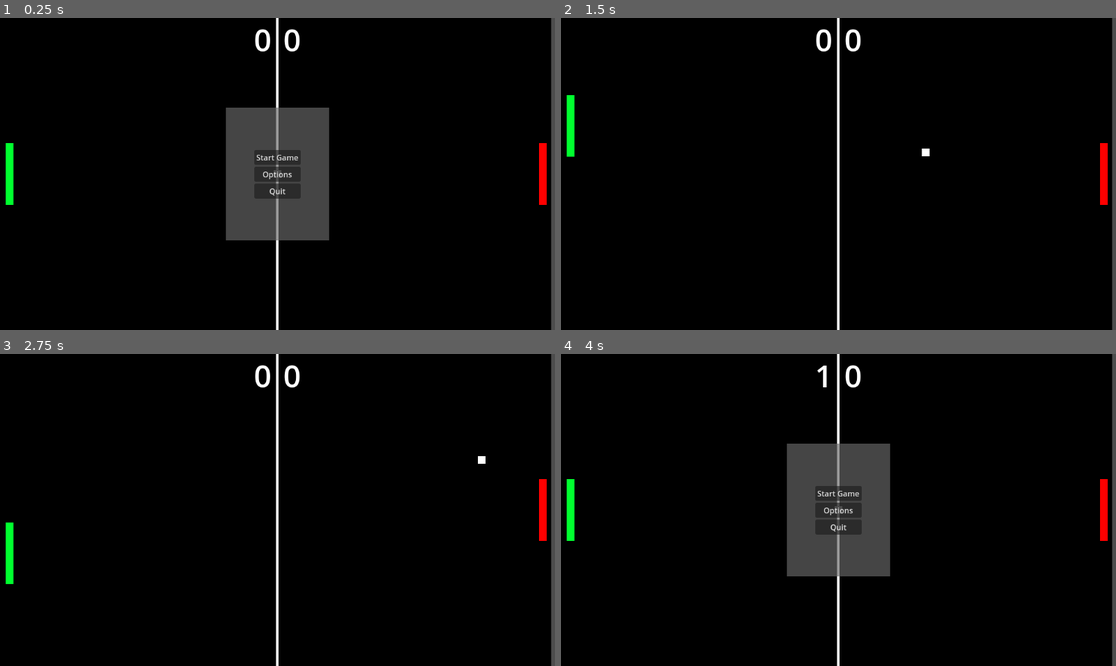
Above: before the commit, frames 1-4 (two rows, left to right).
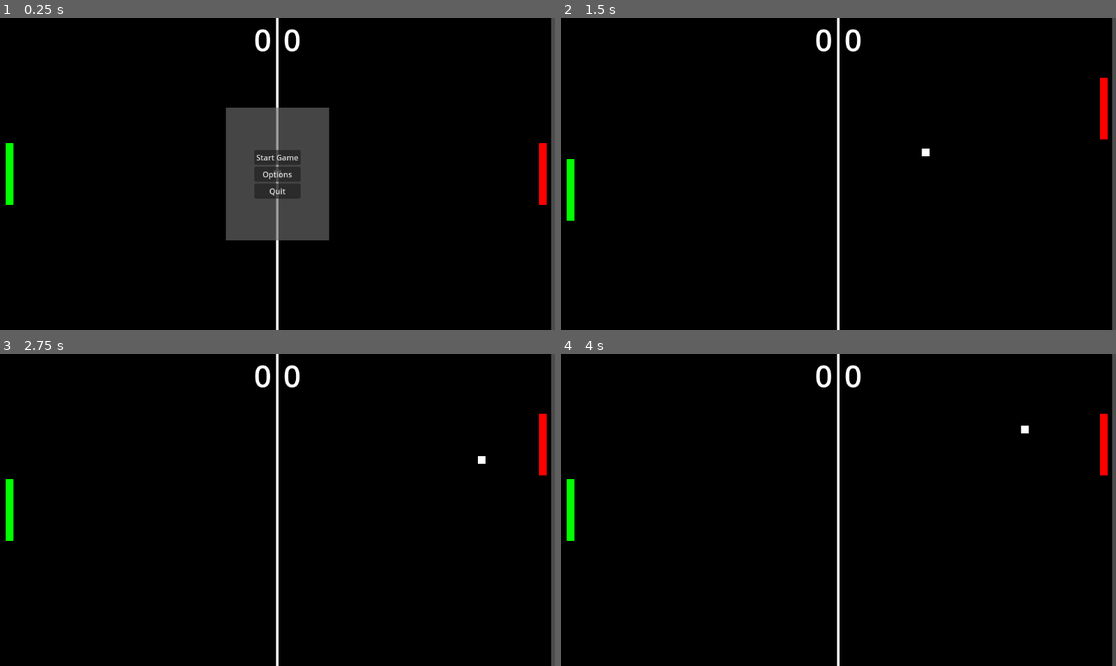
Above: after the commit, the same moments.

Repository: mlioz/pong
Game: Godot game, scene res://main.tscn
The game is run twice, just before and just after one commit, with the same random seed, the same clock (stepped at 60 frames per second) and the same inputs.
Inputs:
- Up to frame 1 (0.25 s): no input
- Up to frame 2 (1.5 s): click "Start Game" at 0.5 s; hold Up (ui_up) from 1.28 s (still down); tap S (s, bound only after the commit) at 1.35 s
- Up to frame 3 (2.75 s): tap W (w, bound only after the commit) at 1.55, 2.1 s; release Up (ui_up) at 2.03 s; hold Down (ui_down) from 2.03 s (still down); tap S (s, bound only after the commit) at 2.3 s
- Up to frame 4 (4 s): release Down (ui_down) at 2.78 s; hold Up (ui_up) from 2.78 s (still down); tap S (s, bound only after the commit) at 2.85, 3.8 s; tap W (w, bound only after the commit) at 3.05, 3.6 s

The runs differ from the first frame. In frame 1, 0.3% of the frame differs, in the area x 1-3%, y 40-60%; in frame 2, 1.1%; in frame 3, 1.0%; in frame 4, 8.9%, in the area x 1-99%, y 3-72%.

Commit message:
made paddle node generic to player/computer control. now paddle is programmatically instantiated based on used choice

Diff:
--- a/ai.gd
+++ /dev/null
@@ -1,33 +0,0 @@
-extends StaticBody2D
-
-@onready var screen_size: Vector2 = get_viewport().size
-@onready var new_position: Vector2
-
-@export var speed: float = 500
-@export var paddle_size: Vector2 = Vector2(16, 128)
-@export var color: Color = Color.RED
-
-func _ready() -> void:
-	$OpponentSprite.texture = create_paddle_texture(color)
-
-	reset_position()
-	new_position = position
-
-func _process(delta: float) -> void:
-	position.y = move_toward(position.y, new_position.y, speed * delta)
-
-	# Prevents the paddle from going off the screen
-	position.y = clampf(position.y, paddle_size.y / 2, screen_size.y - paddle_size.y / 2)
-
-func _on_ball_predicted_ball_bounce(y: int) -> void:
-	new_position.y = y
-
-func reset_position() -> void:
-	position.x = screen_size.x - 25
-	position.y = screen_size.y / 2
-
-func create_paddle_texture(paddle_color: Color) -> ImageTexture:
-	var img = Image.create(int(paddle_size.x), int(paddle_size.y), false, Image.FORMAT_RGBA8)
-	img.fill(paddle_color)
-
-	return ImageTexture.create_from_image(img)
--- a/ball.gd
+++ b/ball.gd
@@ -5,9 +5,10 @@
 
 @onready var screen_size: Vector2 = get_viewport().size
 
-@export var speed: int = 200
+@export var ball_size: int = 16
+@export var speed: float = 200
 @export var speed_increase: float = 0.1
-@export var max_speed: int = 400
+@export var max_speed: int = 500
 
 @export var color: Color = Color.WHITE
 
@@ -15,7 +16,7 @@
 signal ball_exited_screen
 
 func _ready() -> void:
-	var img = Image.create(16, 16, false, Image.FORMAT_RGBA8)
+	var img = Image.create(ball_size, ball_size, false, Image.FORMAT_RGBA8)
 	img.fill(color)
 
 	var tex = ImageTexture.create_from_image(img)
@@ -23,6 +24,7 @@
 	$BallSprite.texture = tex
 
 	reset()
+	print("Ball speed: ", velocity.length())
 
 func _physics_process(delta: float) -> void:
 	var collision = move_and_collide(velocity * delta)
@@ -35,10 +37,12 @@
 		check_and_emit_ball_bounce_position(position, velocity)
 
 		var collider = collision.get_collider()
-		if collider.name == "Player" or collider.name == "AI":
+		if collider.name == "Paddle":
 			high_bounce_sound.play()
 		else:
 			low_bounce_sound.play()
+
+		print("Ball speed: %d" % velocity.length())
 
 func _on_visible_on_screen_notifier_2d_screen_exited() -> void:
 	ball_exited_screen.emit()
@@ -48,13 +52,16 @@
 	velocity = dir * speed
 	position = screen_size / 2
 
+	if dir.x > 0:
+		check_and_emit_ball_bounce_position(position, velocity)
+
 func check_and_emit_ball_bounce_position(ball_pos: Vector2, ball_vel: Vector2) -> void:
 	if velocity.x > 0:
-			var ball_y_bounce_predictions = get_preicted_ball_bounce(ball_pos, ball_vel)
+		var ball_y_bounce_predictions = get_preicted_ball_bounce(ball_pos, ball_vel)
 
-			# AI shouldn't move if the ball's bounce y coordinate is not on screen
-			if ball_y_bounce_predictions > 0:
-				predicted_ball_bounce.emit(ball_y_bounce_predictions)
+		# AI shouldn't move if the ball's bounce y coordinate is not on screen
+		if ball_y_bounce_predictions > 0:
+			predicted_ball_bounce.emit(ball_y_bounce_predictions)
 
 func get_preicted_ball_bounce(pos: Vector2, vel: Vector2) -> int:
 	 #Use the parametric equation for the ball's path to find what y value it will bounce on the AI's wall
--- /dev/null
+++ b/globals.gd
@@ -0,0 +1,3 @@
+extends Node
+
+enum ControlMethod { WASD, ARROWS, COMPUTER }
--- a/main.gd
+++ b/main.gd
@@ -1,21 +1,40 @@
 extends Node2D
 
-@onready var screen_size: Vector2 = get_viewport().size
+@onready var screen_size: Vector2i = get_viewport().size
+
+@onready var paddle_scene: PackedScene = preload("res://paddle.tscn")
+
 @onready var ui_player_score = $UI/Score/MarginContainer/VBoxContainer/HBoxContainer/PlayerScore
 @onready var ui_opponent_score = $UI/Score/MarginContainer/VBoxContainer/HBoxContainer/OpponentScore
+
 @onready var ui_play_button: Button = $UI/MainMenu/MarginContainer/VBoxContainer/Start
 @onready var ui_quit_button: Button = $UI/MainMenu/MarginContainer/VBoxContainer/Quit
+
+var player: Paddle
+var opponent: Paddle
 
 var score_player: int = 0
 var score_ai: int = 0
 
 func _ready() -> void:
+	player = paddle_scene.instantiate()
+	opponent = paddle_scene.instantiate()
+
+	player.color = Color.GREEN
+	opponent.color = Color.RED
+
+	player.control_method = Globals.ControlMethod.WASD
+	opponent.control_method = Globals.ControlMethod.COMPUTER
+
+	if opponent.control_method == Globals.ControlMethod.COMPUTER:
+		$Ball.predicted_ball_bounce.connect(opponent._on_ball_predicted_ball_bounce)
+
+	self.add_child(player)
+	self.add_child(opponent)
+
 	ui_play_button.pressed.connect(start_game)
 
-	$Player.reset_position()
-	$Ball.reset()
-	$Opponent.reset_position()
-
+	reset_game()
 	pause()
 
 func _process(_delta: float) -> void:
@@ -35,10 +54,7 @@
 		score_player += 1
 		ui_player_score.text = str(score_player)
 
-	$Player.reset_position()
-	$Opponent.reset_position()
-	$Ball.reset()
-
+	reset_game()
 	pause()
 
 func pause() -> void:
@@ -48,3 +64,9 @@
 func unpause() -> void:
 	get_tree().paused = false
 	$UI/MainMenu.hide()
+
+func reset_game():
+	player.reset_position(20, int(screen_size.y / 2.0))
+	opponent.reset_position(screen_size.x - 25, int(screen_size.y / 2.0))
+
+	$Ball.reset()
--- a/main.tscn
+++ b/main.tscn
@@ -1,13 +1,9 @@
-[gd_scene load_steps=11 format=3 uid="uid://brxmjkgctxv2m"]
+[gd_scene load_steps=8 format=3 uid="uid://brxmjkgctxv2m"]
 
 [ext_resource type="Script" uid="uid://ditp5ps5bt8ji" path="res://main.gd" id="1_ha6rp"]
-[ext_resource type="PackedScene" uid="uid://ciis0dt5ju1jk" path="res://player.tscn" id="1_hjxcc"]
 [ext_resource type="PackedScene" uid="uid://bpwnrfmt3m86n" path="res://ball.tscn" id="2_bg5s2"]
 [ext_resource type="Script" uid="uid://c4imiwaksqa1u" path="res://background.gd" id="2_x5x7j"]
-[ext_resource type="Script" uid="uid://bhqe3rmml6l8r" path="res://ai.gd" id="3_8i7ov"]
 [ext_resource type="PackedScene" uid="uid://clkc2d78w8hbj" path="res://ui.tscn" id="6_ag1i5"]
-
-[sub_resource type="PhysicsMaterial" id="PhysicsMaterial_5vw27"]
 
 [sub_resource type="PhysicsMaterial" id="PhysicsMaterial_7mycd"]
 friction = 0.0
@@ -28,19 +24,8 @@
 color = Color(0, 0, 0, 1)
 script = ExtResource("2_x5x7j")
 
-[node name="Player" parent="." instance=ExtResource("1_hjxcc")]
-physics_material_override = SubResource("PhysicsMaterial_5vw27")
-color = Color(0, 1, 0.184314, 1)
-
-[node name="Opponent" parent="." instance=ExtResource("1_hjxcc")]
-script = ExtResource("3_8i7ov")
-color = Color(1, 0, 0, 1)
-
-[node name="OpponentSprite" type="Sprite2D" parent="Opponent"]
-
 [node name="Ball" parent="." instance=ExtResource("2_bg5s2")]
 position = Vector2(232, 104)
-max_speed = 1000
 
 [node name="UI" parent="." instance=ExtResource("6_ag1i5")]
 
@@ -59,4 +44,3 @@
 shape = SubResource("WorldBoundaryShape2D_7mycd")
 
 [connection signal="ball_exited_screen" from="Ball" to="." method="game_over"]
-[connection signal="predicted_ball_bounce" from="Ball" to="Opponent" method="_on_ball_predicted_ball_bounce"]
--- /dev/null
+++ b/paddle.gd
@@ -0,0 +1,48 @@
+extends StaticBody2D
+class_name Paddle
+
+@onready var screen_size: Vector2 = get_viewport().size
+@onready var new_position: Vector2
+@onready var paddle_size: Vector2 = Vector2(16, 128)
+
+@export var speed: float = 500
+@export var color: Color = Color.RED
+@export var control_method: Globals.ControlMethod = Globals.ControlMethod.WASD
+
+func _ready() -> void:
+	$PlayerSprite.texture = create_paddle_texture(color)
+
+	if control_method == Globals.ControlMethod.COMPUTER:
+		new_position = position
+
+func reset_position(xpos: int, ypos: int) -> void:
+	position.x = xpos
+	position.y = ypos
+
+func _process(delta: float) -> void:
+
+	if control_method == Globals.ControlMethod.COMPUTER:
+		position.y = move_toward(position.y, new_position.y, speed * delta)
+
+		# Prevents the paddle from going off the screen
+		position.y = clampf(position.y, paddle_size.y / 2, screen_size.y - paddle_size.y / 2)
+	else:
+		var axis
+		if control_method == Globals.ControlMethod.ARROWS:
+			axis = Input.get_axis("ui_up", "ui_down")
+		else:
+			axis = Input.get_axis("w", "s")
+
+		position.y += axis * speed * delta
+
+		# Prevents the paddle from going off the screen
+		position.y = clampf(position.y, paddle_size.y / 2, screen_size.y - paddle_size.y / 2)
+
+func create_paddle_texture(paddle_color: Color) -> ImageTexture:
+	var img = Image.create(int(paddle_size.x), int(paddle_size.y), false, Image.FORMAT_RGBA8)
+	img.fill(paddle_color)
+
+	return ImageTexture.create_from_image(img)
+
+func _on_ball_predicted_ball_bounce(y: int) -> void:
+	new_position.y = y
--- a/player.tscn
+++ b/paddle.tscn
@@ -1,6 +1,6 @@
 [gd_scene load_steps=4 format=3 uid="uid://ciis0dt5ju1jk"]
 
-[ext_resource type="Script" uid="uid://cd7wdqws5xx53" path="res://player.gd" id="1_a8jis"]
+[ext_resource type="Script" uid="uid://cd7wdqws5xx53" path="res://paddle.gd" id="1_a8jis"]
 
 [sub_resource type="PhysicsMaterial" id="PhysicsMaterial_4flbx"]
 friction = 0.0
@@ -9,10 +9,10 @@
 [sub_resource type="RectangleShape2D" id="RectangleShape2D_j4k55"]
 size = Vector2(16, 128)
 
-[node name="Player" type="StaticBody2D"]
+[node name="Paddle" type="StaticBody2D"]
 physics_material_override = SubResource("PhysicsMaterial_4flbx")
 script = ExtResource("1_a8jis")
-color = Color(0.64829665, 0.4063829, 0.8324367, 1)
+color = Color(0.9843137, 0, 0, 1)
 
 [node name="CollisionShape2D" type="CollisionShape2D" parent="."]
 visible = false
--- a/player.gd
+++ /dev/null
@@ -1,28 +0,0 @@
-extends StaticBody2D
-
-@onready var screen_size: Vector2 = get_viewport().size
-
-@export var speed: float = 500
-@export var paddle_size: Vector2 = Vector2(16, 128)
-@export var color: Color = Color.RED
-
-func _ready() -> void:
-	$PlayerSprite.texture = create_paddle_texture(color)
-
-func reset_position() -> void:
-	position.x = 20
-	position.y = screen_size.y / 2
-
-func _process(delta: float) -> void:
-	var axis = Input.get_axis("ui_up", "ui_down")
-
-	position.y += axis * speed * delta
-
-	# Prevents the paddle from going off the screen
-	position.y = clampf(position.y, paddle_size.y / 2, screen_size.y - paddle_size.y / 2)
-
-func create_paddle_texture(paddle_color: Color) -> ImageTexture:
-	var img = Image.create(int(paddle_size.x), int(paddle_size.y), false, Image.FORMAT_RGBA8)
-	img.fill(paddle_color)
-
-	return ImageTexture.create_from_image(img)
--- a/project.godot
+++ b/project.godot
@@ -16,6 +16,10 @@
 config/features=PackedStringArray("4.5", "Mobile")
 config/icon="res://icon.svg"
 
+[autoload]
+
+Globals="*res://globals.gd"
+
 [input]
 
 pause={
@@ -23,6 +27,16 @@
 "events": [Object(InputEventKey,"resource_local_to_scene":false,"resource_name":"","device":-1,"window_id":0,"alt_press …(195 unchanged characters)…
 ]
 }
+w={
+"deadzone": 0.2,
+"events": [Object(InputEventKey,"resource_local_to_scene":false,"resource_name":"","device":-1,"window_id":0,"alt_pressed":false,"shift_pressed":false,"ctrl_pressed":false,"meta_pressed":false,"pressed":false,"keycode":0,"physical_keycode":87,"key_label":0,"unicode":119,"location":0,"echo":false,"script":null)
+]
+}
+s={
+"deadzone": 0.2,
+"events": [Object(InputEventKey,"resource_local_to_scene":false,"resource_name":"","device":-1,"window_id":0,"alt_pressed":false,"shift_pressed":false,"ctrl_pressed":false,"meta_pressed":false,"pressed":false,"keycode":0,"physical_keycode":83,"key_label":0,"unicode":115,"location":0,"echo":false,"script":null)
+]
+}
 
 [rendering]
 
Not shown, removed: ai.gd.uid
Not shown, added: globals.gd.uid
Renamed: player.gd.uid -> paddle.gd.uid
Not shown, changed: .DS_Store
